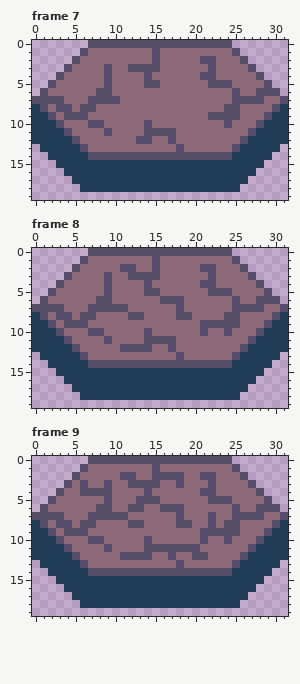
A pixel-art file gets an edit: src/Art/coloured-hex-craking.aseprite. Above is the file before it was changed.
32x20 pixels, 9 frames. Shown: frame 7, frame 8, frame 9. The commit also changed other frames, which this record leaves out.
The same view after the edit:
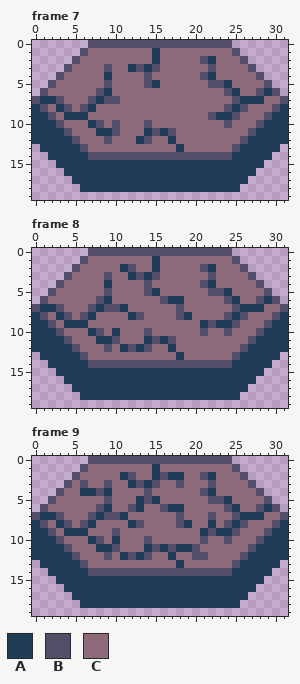
Palette (. is transparent): A #203c56  B #544e68  C #8d697a
From the commit log: More detail to the cracks
The edit:
Changed rows in their new state; - is an unchanged pixel.
Frame 7, layer "Group 1/cracks":
first column x 1:
 1 --------------A--------------
 2 --------------A------A-------
 3 -----------A-A---------------
 4 --------A------------A-------
 5 --------------A--------A-----
 6 --------A--------------BA---A
 7 AA-----A-----------------AAA-
 8 --A---A-----------------AB---
 9 ---AAA----------------AA-----
10 ------A--B-------------------
11 -------AAB---A-A-------------
12 --------B---A---A------------
13 -----------------A-----------
Frame 8, layer "Group 1/cracks":
first column x 1:
 1 --------------A--------------
 2 ----------A---A------A-------
 3 -----------A-A---------------
 4 --------A------------A-------
 5 --------------A--------A-----
 6 --------A-------AA-----BA---A
 7 AA-----A--A--------------AAA-
 8 --A---A----A------A-----AB---
 9 ---AAA--------------A-AA-----
10 ------A--A-------------------
11 -------AAB---A-A-------------
12 --------B-A-A---A------------
13 -----------------A-----------
Frame 9, layer "Group 1/cracks":
first column x 1:
 1 --------------A--------------
 2 ----------A---A-AA---A-------
 3 -----------A-A---------------
 4 -----AA-A------------A-------
 5 ------------A-A--------A-----
 6 --------A---A---AA-----BA---A
 7 AA-----A--A--------------AAA-
 8 --A---A----A------A--A--AB---
 9 ---AAA---B----------A-AA-----
10 ------A--A-------------------
11 -------AAB---A-A-AA----------
12 --------B-A-A---A------------
13 -----------------A-----------
Boxes around the changes in both pictures, in picture pixels (x1, y1, x2, y2):
changed: (40, 48, 272, 152)
changed: (40, 256, 272, 360)
changed: (40, 464, 272, 568)
